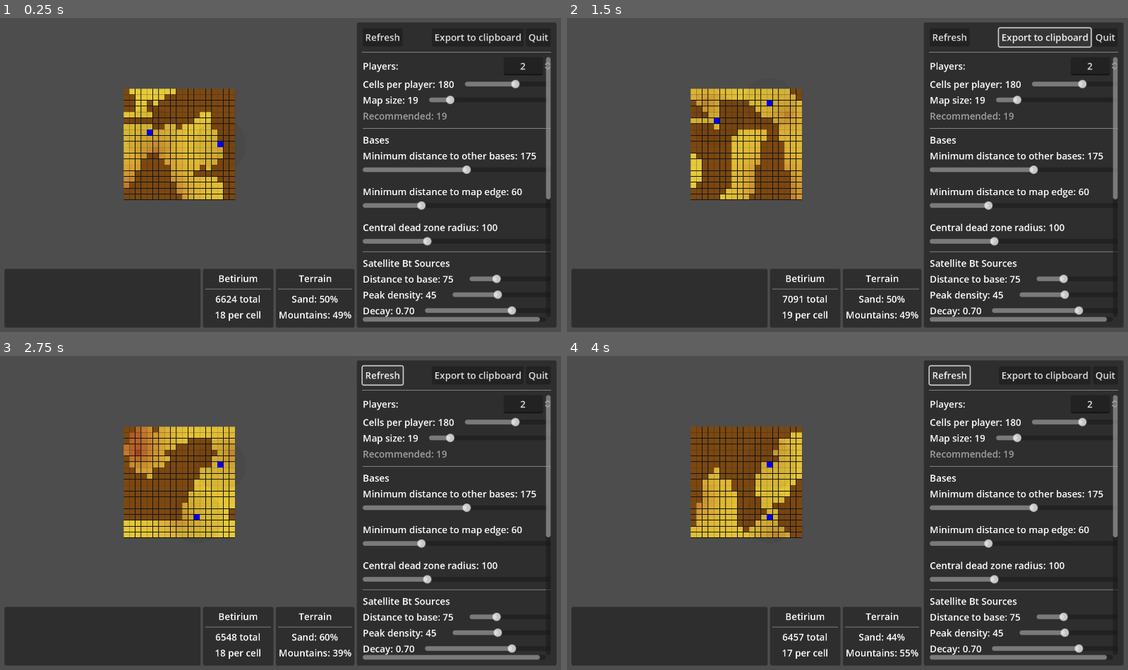
Above: before the commit, frames 1-4 (two rows, left to right).
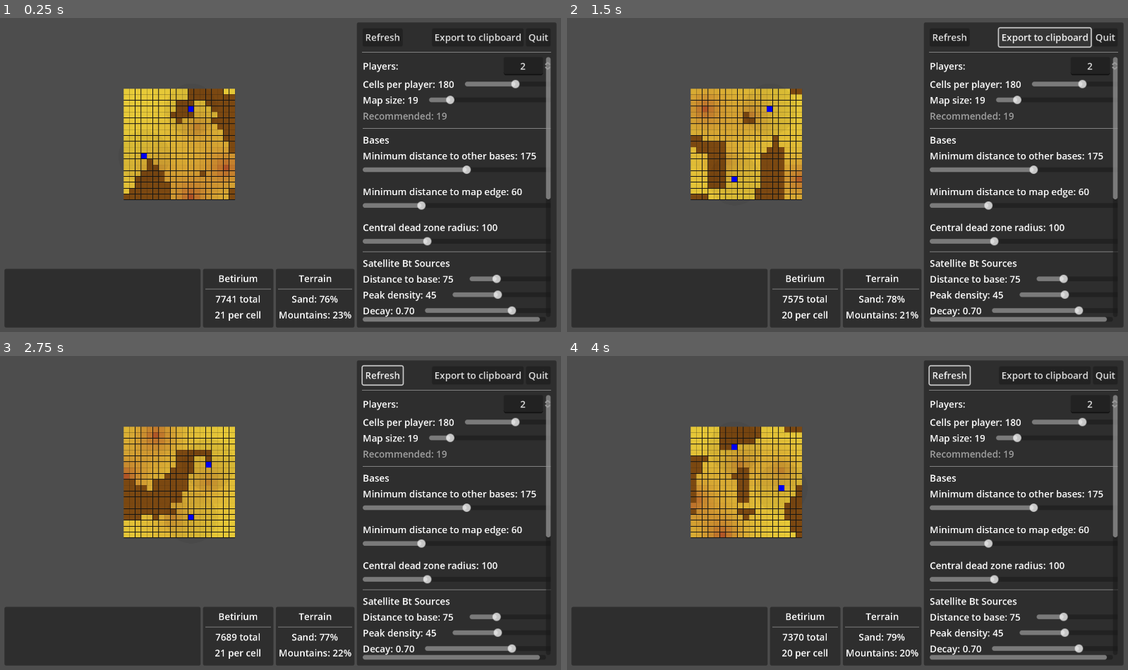
Above: after the commit, the same moments.

Repository: wadcom/kisarra-mapgen
Game: Godot game, scene res://main.tscn
Two runs of this game, one before a commit and one after it. Both use one fixed random seed, a clock stepped at 60 frames per second and the inputs below.
Inputs:
- Up to frame 1 (0.25 s): no input
- Up to frame 2 (1.5 s): click "Refresh" at 0.5 s; click "Export to clipboard" at 1.25 s
- Up to frame 3 (2.75 s): click "Refresh" at 2 s
- Up to frame 4 (4 s): click "Export to clipboard" at 2.75 s; click "Refresh" at 3.5 s

The runs differ from the first frame. In frame 1, 2.7% of the frame differs, in the area x 22-62%, y 22-96%; in frame 2, 2.3%; in frame 3, 1.9%; in frame 4, 3.2%.

Commit message:
Set default threshold to 0.3

Diff:
--- a/side_panel/side_panel.gd
+++ b/side_panel/side_panel.gd
@@ -18,7 +18,7 @@
 	cells_per_player = 180,
 	map_size = "updated automatically",
 	mountains = {
-		height_threshold = 0.0,
+		height_threshold = 0.3,
 		octaves = [
 			{ enabled = true, size = 1, weight = 1},
 			{ enabled = true, size = 2, weight = 2},
